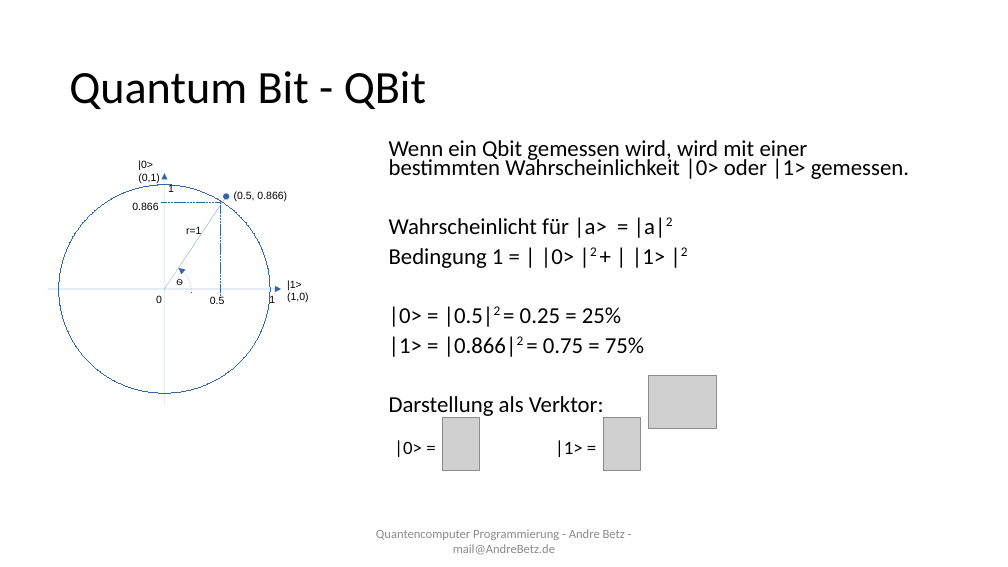
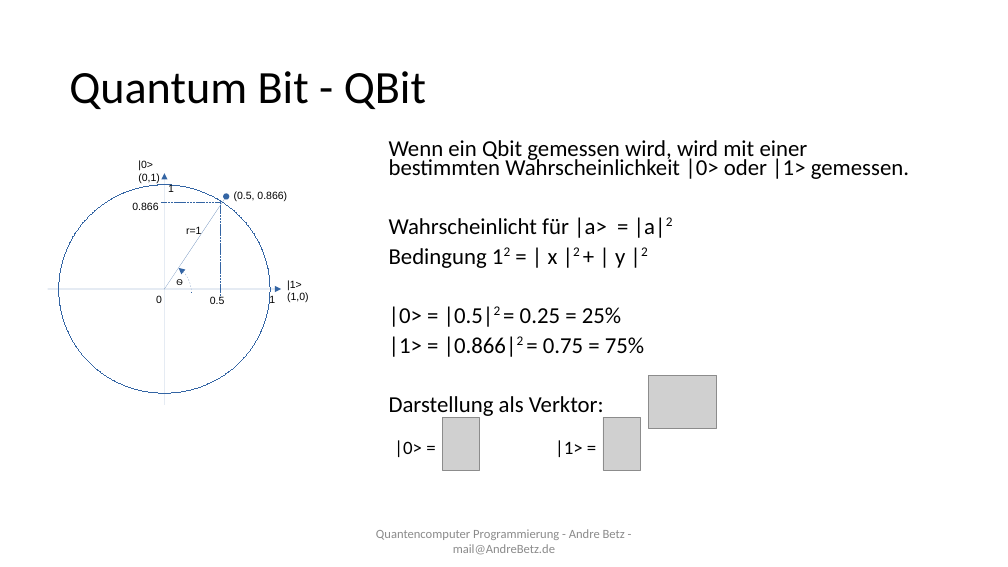
Before and after one commit to sky4walk/documents, a slide deck: slide 8 of QuantencomputerProgramming.odp. Drawn at 1008x567 pixels with LibreOffice and Linux fonts; fonts in the diff are those of the drawing; grey boxes stand for pictures. Boxes give left, top, right and bottom in pixels: in the first picture for what was removed or moved away, otherwise in the second. Text is boxed around its words. In the diff, an @@ line names an element or a change of style, - is before the commit and + after.

```diff
--- a/QuantencomputerProgramming.odp
+++ b/QuantencomputerProgramming.odp
@@ text at (x1=389, y1=247, x2=648, y2=268): text changed @@
-Bedingung 1 = | |0> |2 + | |1> |2
+Bedingung 12 = | x |2 + | y |2
```
Also in this commit, not shown: 3 other slides changed, 1 slide added, 1 slide removed.
